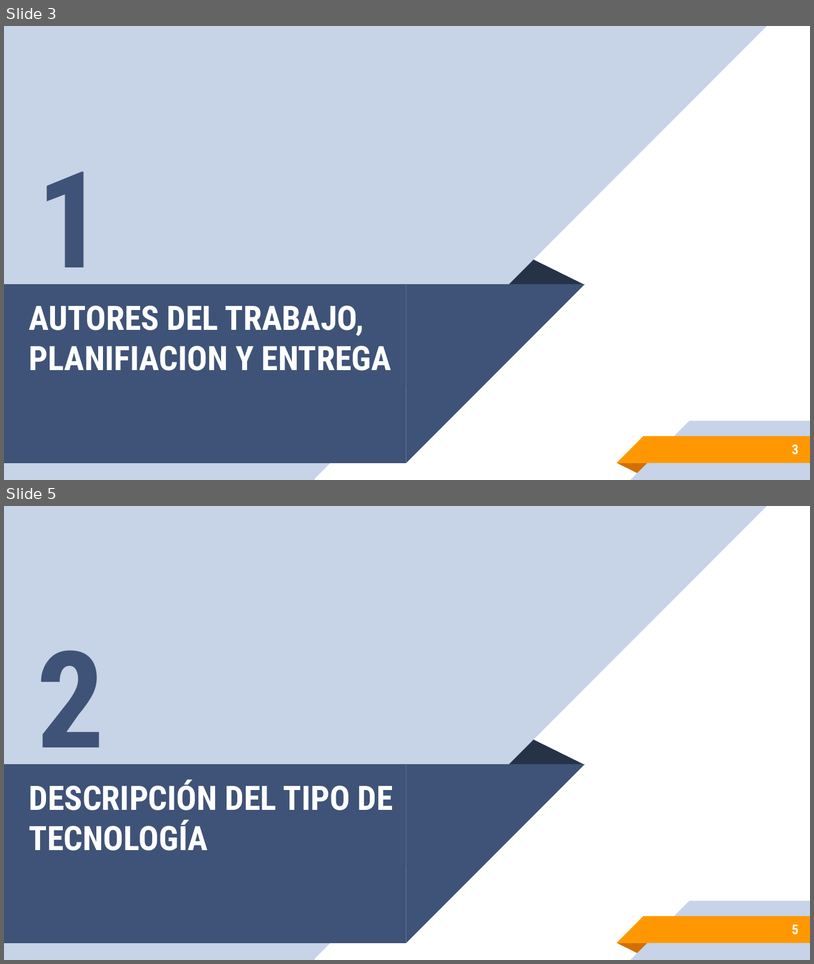
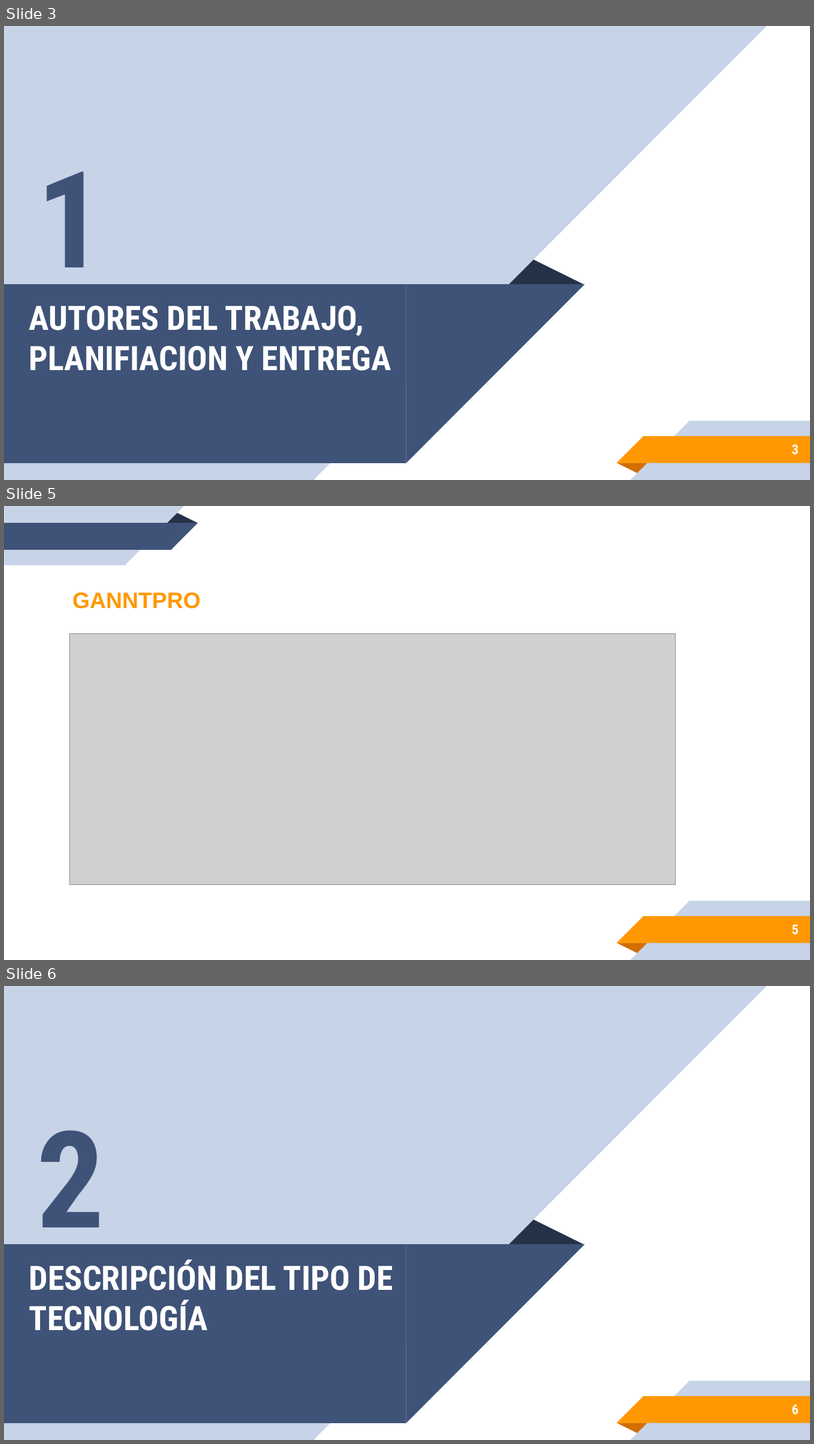
Before and after one commit to rbnrodriguez/TG1, a slide deck: TG1_final.pptx. Shown one above the other, each under a label of ours: slides 3 and 5 before the commit, slides 3, 5 and 6 after it; the slides between them are not shown. The pictures are 814x964 and 814x1444 pixels, drawn with LibreOffice and Linux fonts; fonts in the diff are those of the drawing; grey boxes stand for pictures. Boxes give left, top, right and bottom in pixels: in the first picture for what was removed or moved away, otherwise in the second. Text is boxed around its words. In the diff, an @@ line names an element or a change of style, - is before the commit and + after.

```diff
--- a/TG1_final.pptx
+++ b/TG1_final.pptx
@@ slide 5 added at (4,506,810,960), background #FFFFFF; not listed: 5 template elements that a slide beside it also shows @@
@@ group added at (4,506,198,565): 2 rectangles, 2 right triangles, 1 triangle @@
@@ text added at (72,592,201,609), 20 pt, text #FF9800, bold @@
+GANNTPRO
@@ picture added at (69,633,676,884) @@
@@ page number added at (792,924,799,934), 12 pt, text #FFFFFF, bold @@
+5
@@ what was slide 5 is now slide 6 @@
@@ page number at (792,1404,799,1414): text changed @@
-5
+6
```
Also in this commit, not shown: 1 slide changed.
